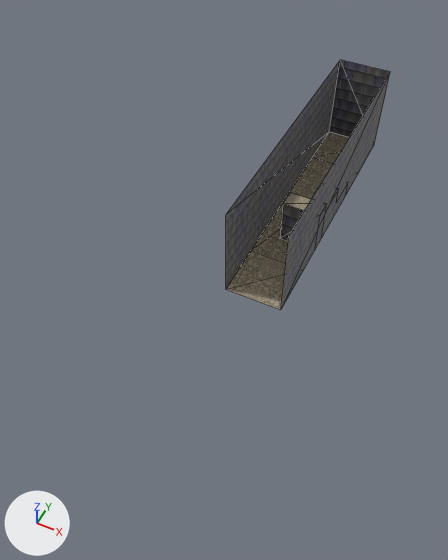
The glTF model assets/3dmodels/scene_0/scene_0.glb as it was, and as the next commit left it.
One viewpoint serves both versions: a 50 mm camera at (15.1, -57.6, 47.0) aimed at (-2.2, -23.0, 3.8). The axes (+X, +Y, +Z) are drawn at lower left. The lights are the same throughout. Mesh edges are drawn as thin lines. Vertices at the same position are counted once.

Names of what the first picture shows: 'SCENE0_Floor_Mesh', 'SCENE0_Walls_Mesh'.
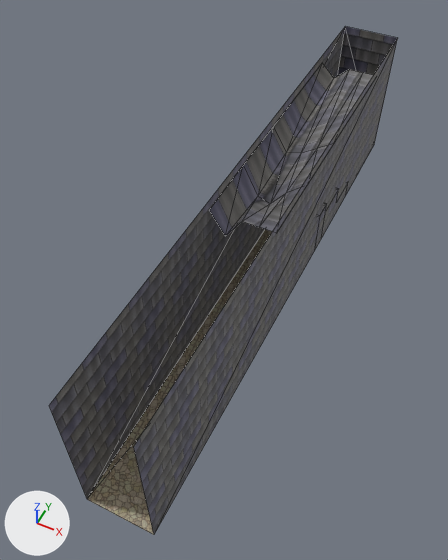
Edits to the scene script, one JSON object a line:
```json
{"block": "me_scene0_floor_vertex", "where": "# used by ob_scene0_floor_mesh; location = (0.0, 0.0, 0.0)"}
{"block": "me_scene0_floor_vertex", "where": "# verts and faces of me_scene0_floor_vertex; kept vertices keep their numbers, new ones are numbered from 20"}
{"block": "me_scene0_floor_vertex", "where": "# before: 0 (-3.0, 3.0, 0.0) at pixel (312, 157), 1 (3.0, 3.0, 0.0) at pixel (359, 171), 4 (-3.0, -21.0, 0.0) at pixel (225, 289), 5 (3.0, -21.0, 0.0) at pixel (280, 309), 6 (-3.0, -15.0, 0.0) at pixel (250, 250)"}
{"block": "me_scene0_floor_vertex", "where": "# before: 7 (3.0, -15.0, 0.0) at pixel (303, 269)"}
{"op": "remove", "block": "me_scene0_floor_vertex", "code": "me_scene0_floor_vertex.from_pydata(...)  # 20 vertices, 12 faces; spans x -3.0..3.0, y -21.0..9.0, z 0.0..5.0"}
{"op": "add", "block": "me_scene0_floor_vertex", "code": "me_scene0_floor_vertex.from_pydata(...)  # 18 vertices, 10 faces; spans x -3.0..3.0, y -45.0..9.0, z 0.0..5.0"}
{"block": "me_scene0_floor_vertex", "change": "me_scene0_floor_vertex part 1"}
{"op": "add", "block": "me_scene0_floor_vertex", "code": "delete_vertices([*range(4, 8)])  # with the faces that use them"}
{"op": "add", "block": "me_scene0_floor_vertex", "code": "verts[20] = (3.0, -45.0, 0.0)  # pixel (153, 534)"}
{"op": "add", "block": "me_scene0_floor_vertex", "code": "verts[21] = (-3.0, -45.0, 0.0)  # pixel (86, 499)"}
{"op": "add", "block": "me_scene0_floor_vertex", "code": "faces += [(1, 21, 20), (0, 21, 1)]"}
{"block": "me_scene0_walls_vertex", "where": "# used by ob_scene0_walls_mesh; location = (0.0, 0.0, 0.0)"}
{"op": "remove", "block": "me_scene0_walls_vertex", "code": "me_scene0_walls_vertex.from_pydata(...)  # 32 vertices, 20 faces; spans x -3.0..3.0, y -21.0..9.0, z 0.0..10.0"}
{"op": "add", "block": "me_scene0_walls_vertex", "code": "me_scene0_walls_vertex.from_pydata(...)  # 32 vertices, 20 faces; spans x -3.0..3.0, y -45.0..9.0, z 0.0..14.0"}
{"block": "me_scene0_walls_vertex", "change": "me_scene0_walls_vertex part 2"}
{"block": "me_scene0_walls_vertex", "change": "5 vertices are removed from x -3.0..3.0, y -21.0..9.0, z 0.0..10.0"}
{"block": "me_scene0_walls_vertex", "change": "6 faces are deleted"}
{"block": "me_scene0_walls_vertex", "change": "1 vertex moves from x 3.0, y 9.0, z 10.0 to x 3.0, y 9.0, z 14.0"}
{"block": "me_scene0_walls_vertex", "change": "5 vertices are added at (3.0, -45.0, 14.0), (3.0, -45.0, 0.0), (-3.0, -45.0, 0.0), (-3.0, 9.0, 14.0), (-3.0, -45.0, 14.0)"}
{"block": "me_scene0_walls_vertex", "change": "6 new faces join them"}
{"op": "add", "block": "me_scene0_walls_vertex_001", "code": ["me_scene0_walls_vertex_001 = bpy.data.meshes.new('SCENE0_Walls_Vertex.001')", "me_scene0_walls_vertex_001.from_pydata(...)  # 20 vertices, 24 faces; spans x -3.0..3.0, y -24.1..2.1, z 9.9..13.0", "me_scene0_walls_vertex_001.materials.append(mat_material_001)  # picture img_roofs_19_128x128"]}
{"op": "add", "block": "ob_scene0_ceiling_mesh", "code": ["ob_scene0_ceiling_mesh = bpy.data.objects.new('SCENE0_Ceiling_Mesh', me_scene0_walls_vertex_001)", "ob_scene0_ceiling_mesh.location = (0.0, 0.0, 0.0)"]}
```

Location of each change, [x1, y1, x2, y2] in pixels of the pictures (448 x 560 px):
```json
{"object": "SCENE0_Walls_Mesh", "change": "reshaped", "before": [226, 60, 390, 309], "after": [49, 26, 397, 534], "on screen": "112% wider, 104% taller"}
{"object": "SCENE0_Ceiling_Mesh", "change": "added", "after": [209, 63, 373, 236]}
{"object": "SCENE0_Floor_Mesh", "change": "reshaped", "before": [226, 132, 350, 310], "after": [87, 229, 272, 535]}
{"part": 1, "of": "me_scene0_floor_vertex", "change": "cut back", "before": [226, 157, 333, 310], "after": [87, 229, 272, 535]}
```
